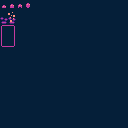
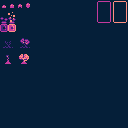
Layered file, before and after one edit (128 x 128). Changes by layer:
removed layer "Paint Layer 3" over 0, 24, 30, 64
painted on "Paint Layer 2" over 0, 1, 127, 64
painted on "Background" over 0, 1, 127, 64
